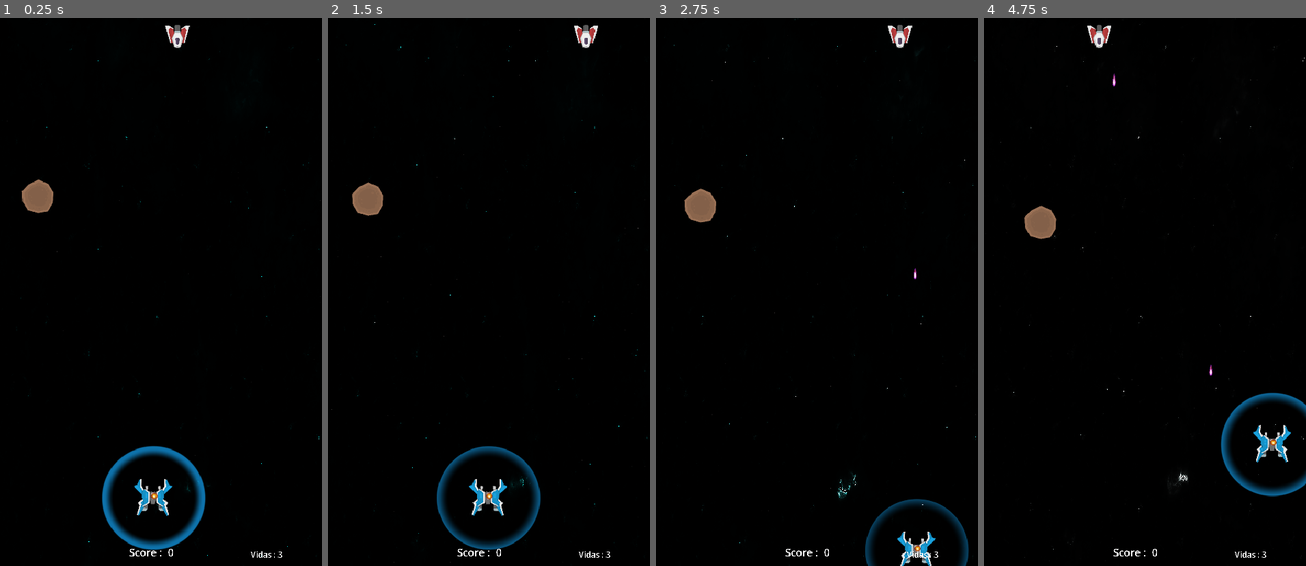
Above: before the commit, frames 1-4 (left to right).
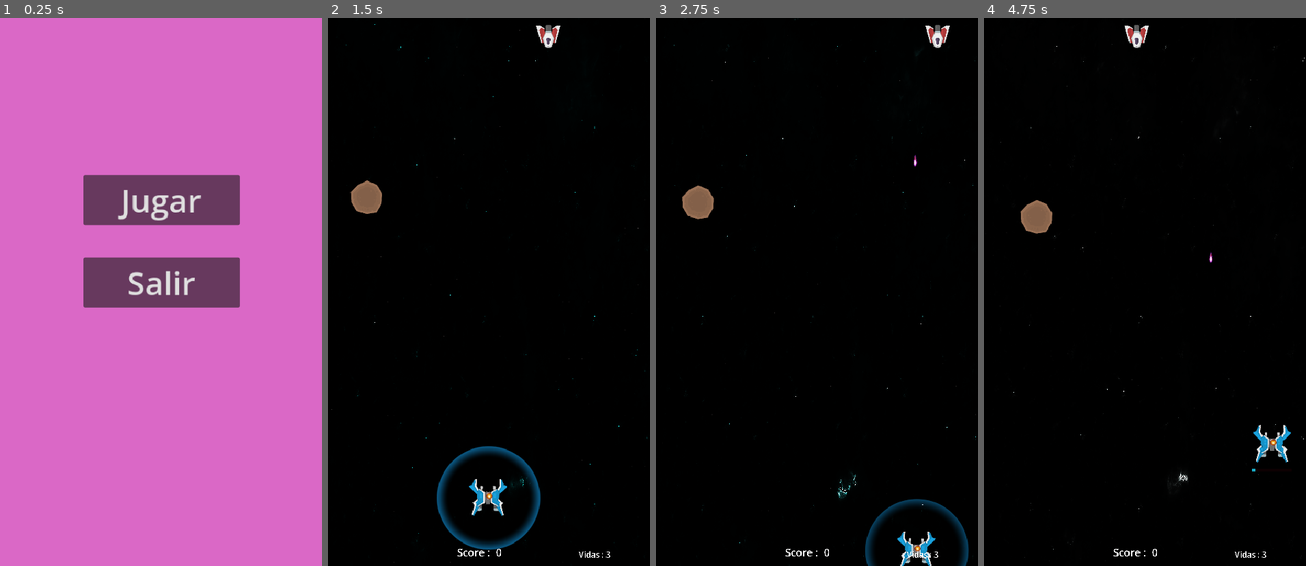
Above: after the commit, the same moments.

Repository: MauroCastro1705/Juego-motores
Game: Godot game, scene res://Menu/menu.tscn
Same seed, same stepped clock (60 frames per second), same inputs: the game is played once before the commit and once after it. Before the commit the project starts from res://niveles/nivel-1.tscn.
Inputs (mouse positions are in pixels of both pictures, inside the frame that each line leads up to):
- Up to frame 1 (0.25 s): no input
- Up to frame 2 (1.5 s): click (489, 198) at 0.5 s, where only the run after the commit has a clickable "Jugar"; hold Right (derecha) from 1.28 s (still down); hold Space (disparar) from 1.28 s (still down)
- Up to frame 3 (2.75 s): release Right (derecha) at 2.03 s; release Space (disparar) at 2.03 s; hold S (abajo) from 2.03 s (still down); tap Space (disparar) at 2.1 s
- Up to frame 4 (4.75 s): release S (abajo) at 2.78 s; hold Right (derecha) 2.78-3.53 s; hold Space (disparar) 2.78-3.53 s; hold W (arriba) 3.53-4.28 s; tap Space (disparar) at 3.6 s; hold A (izquierda) from 4.28 s (still down); hold Space (disparar) from 4.28 s (still down)

The runs differ from the first frame. In frame 1, 100% of the frame differs, in the area x 0-100%, y 0-100%; in frame 2, 0.5%; in frame 3, 0.6%; in frame 4, 1.8%.

Commit message:
Sonidos
Musica de menu y de nivel, sonido de disparos, hit, kill, powerups y movimiento

Diff:
--- /dev/null
+++ b/Assets/Sonidos/audio_manager.tscn
@@ -0,0 +1,32 @@
+[gd_scene load_steps=7 format=3 uid="uid://ssqup4qfiaum"]
+
+[ext_resource type="Script" uid="uid://lv3xlh3kofmg" path="res://audio_manager.gd" id="1_tp18a"]
+[ext_resource type="AudioStream" uid="uid://t8exdxrjn758" path="res://Assets/Sonidos/SFX/Laser_shoot 17.wav" id="2_7ud3j"]
+[ext_resource type="AudioStream" uid="uid://cfi7gldlueof6" path="res://Assets/Sonidos/SFX/movimientosfx.wav" id="2_tp18a"]
+[ext_resource type="AudioStream" uid="uid://dbdcc64j46wsf" path="res://Assets/Sonidos/SFX/Powerup 1.wav" id="4_durt8"]
+[ext_resource type="AudioStream" uid="uid://bmbtp2ly3r1qr" path="res://Assets/Sonidos/SFX/Explosion 14.wav" id="5_1u2sp"]
+[ext_resource type="AudioStream" uid="uid://c676rcufdy55q" path="res://Assets/Sonidos/SFX/Hit_hurt 34.wav" id="6_0n5ex"]
+
+[node name="AudioManager" type="Node"]
+script = ExtResource("1_tp18a")
+
+[node name="DisparoAudio" type="AudioStreamPlayer2D" parent="."]
+stream = ExtResource("2_7ud3j")
+volume_db = -14.701
+attenuation = 0.0796603
+
+[node name="MovimientoAudio" type="AudioStreamPlayer2D" parent="."]
+stream = ExtResource("2_tp18a")
+volume_db = 5.333
+attenuation = 0.032352
+
+[node name="PowerupAudio" type="AudioStreamPlayer2D" parent="."]
+stream = ExtResource("4_durt8")
+volume_db = -10.667
+
+[node name="explosionEnemigo" type="AudioStreamPlayer2D" parent="."]
+stream = ExtResource("5_1u2sp")
+volume_db = -1.333
+
+[node name="HitEnemigo" type="AudioStreamPlayer2D" parent="."]
+stream = ExtResource("6_0n5ex")
--- a/Menu/menu.tscn
+++ b/Menu/menu.tscn
@@ -1,6 +1,7 @@
-[gd_scene load_steps=2 format=3 uid="uid://cf7hfdotqfat4"]
+[gd_scene load_steps=3 format=3 uid="uid://cf7hfdotqfat4"]
 
 [ext_resource type="Script" uid="uid://dbu5my7nq7jaq" path="res://Menu/menu.gd" id="1_rwxi6"]
+[ext_resource type="AudioStream" uid="uid://d3uteaeyexb1f" path="res://Assets/Sonidos/Musica/nave menu.wav" id="2_ihied"]
 
 [node name="Menu" type="Control"]
 layout_mode = 3
@@ -45,5 +46,9 @@
 theme_override_font_sizes/font_size = 50
 text = "Salir"
 
+[node name="MusicaMenu" type="AudioStreamPlayer2D" parent="."]
+stream = ExtResource("2_ihied")
+autoplay = true
+
 [connection signal="pressed" from="VBoxContainer/Jugar" to="." method="_on_jugar_pressed"]
 [connection signal="pressed" from="VBoxContainer/Salir" to="." method="_on_salir_pressed"]
--- /dev/null
+++ b/audio_manager.gd
@@ -0,0 +1,7 @@
+extends Node
+
+@onready var disparoAudio = $DisparoAudio
+@onready var MovimientoAudio = $MovimientoAudio
+@onready var PowerupAudio = $PowerupAudio
+@onready var ExplosionEnemigo = $explosionEnemigo
+@onready var hitEnemigo = $HitEnemigo
--- a/enemigos/enemigo_1.gd
+++ b/enemigos/enemigo_1.gd
@@ -44,6 +44,7 @@
 		sprite_nave.hide()
 		sprite_explosion.show()
 		sprite_explosion.play("muerte")
+		AudioManager.ExplosionEnemigo.play()
 		Global._update_score(Global.puntaje_enemigo1)
 		await sprite_explosion.animation_finished	# Esperar que termine la animación antes de destruir
 		queue_free()
@@ -51,6 +52,7 @@
 
 func _on_area_damage_area_entered(area: Area2D) -> void:
 	if area.is_in_group("bala_player"):
+		AudioManager.hitEnemigo.play()
 		vida_local -= 1
 		_titilar_rojo()
 		_check_muerte()
--- a/jugador/jugador.gd
+++ b/jugador/jugador.gd
@@ -58,10 +58,14 @@
 
 func _handle_movement(input_vector, delta):
 	if input_vector != Vector2.ZERO:
-		# move_toward = interpola
+		if not AudioManager.MovimientoAudio.playing:
+			AudioManager.MovimientoAudio.play()
 		velocity = velocity.move_toward(input_vector * max_speed, aceleracion * delta)
 	else:
+		if AudioManager.MovimientoAudio.playing:
+			AudioManager.MovimientoAudio.stop()
 		velocity = velocity.move_toward(Vector2.ZERO, frenado * delta)
+
 
 ##DISPARO·····
 func _handle_disparar():
@@ -69,19 +73,26 @@
 		if not disparando:
 			disparando = true
 			fire_rate_timer.start()
+
 	elif disparando:
 		disparando = false
 		fire_rate_timer.stop()
 
 func _on_fire_rate_timeout() -> void:
 	_disparar_balas()
+	AudioManager.disparoAudio.play()
+
+
 
 
 func _disparar_balas():
+
 	var bala = bala_player.instantiate()
+
 	var salida : Marker2D
 	if usar_cañon1:
 		salida = cañon1
+
 	else:
 		salida = cañon2
 	bala.global_position = salida.global_position
@@ -136,6 +147,7 @@
 ##PICK UPS·····
 
 func _regenerar_escudo_pickup():
+	AudioManager.PowerupAudio.play()
 	if not timer_escudo.is_stopped():
 		timer_escudo.stop()
 	call_deferred("_activar_escudo")
@@ -143,10 +155,13 @@
 
 func _regenerar_vida_pickup():
 	Global.player_actual_life  += 1
+	AudioManager.PowerupAudio.play()
 	#mostrar en pantalla la vida?
 
 func _energy_pickup():
 	energy_timer.start()
+	AudioManager.PowerupAudio.play()
+
 	fire_rate_timer.wait_time = fire_rate_max_energy
 
 func _on_max_energy_timer_timeout() -> void:
--- a/niveles/nivel-1.tscn
+++ b/niveles/nivel-1.tscn
@@ -10,6 +10,7 @@
 [ext_resource type="PackedScene" uid="uid://dykovkbm6qgoe" path="res://UI/vidas.tscn" id="8_ktvln"]
 [ext_resource type="PackedScene" uid="uid://db8vadjwou13a" path="res://recursos/spawners/enemy_spawner.tscn" id="9_sdvcx"]
 [ext_resource type="PackedScene" uid="uid://bvsgr65jsx7pg" path="res://Menu/pausa.tscn" id="10_keqy6"]
+[ext_resource type="AudioStream" uid="uid://wqi553ur68q3" path="res://Assets/Sonidos/Musica/nave musica.wav" id="11_ctyu4"]
 
 [sub_resource type="RectangleShape2D" id="RectangleShape2D_tvrp2"]
 size = Vector2(61, 891)
@@ -112,4 +113,8 @@
 
 [node name="Pausa" parent="." instance=ExtResource("10_keqy6")]
 
+[node name="AudioStreamPlayer2D" type="AudioStreamPlayer2D" parent="."]
+stream = ExtResource("11_ctyu4")
+autoplay = true
+
 [connection signal="area_entered" from="paredes/Area2D" to="." method="_on_area_2d_area_entered"]
--- a/project.godot
+++ b/project.godot
@@ -12,13 +12,14 @@
 
 config/name="grupo-motores"
 config/tags=PackedStringArray("grupo", "motores")
-run/main_scene="uid://ba15ok7ilb0gj"
+run/main_scene="uid://cf7hfdotqfat4"
 config/features=PackedStringArray("4.4", "Forward Plus")
 config/icon="uid://dbfk4uqaslqrj"
 
 [autoload]
 
 Global="*res://recursos/scripts_globales/global.gd"
+AudioManager="*res://Assets/Sonidos/audio_manager.tscn"
 
 [display]
 
Not shown, added: Assets/Sonidos/Musica/nave menu.wav.import
Not shown, added: Assets/Sonidos/Musica/nave musica.wav.import
Not shown, added: Assets/Sonidos/SFX/Explosion 14.wav.import
Not shown, added: Assets/Sonidos/SFX/Hit_hurt 34.wav.import
Not shown, added: Assets/Sonidos/SFX/Laser_shoot 17.wav.import
Not shown, added: Assets/Sonidos/SFX/Powerup 1.wav.import
Not shown, added: Assets/Sonidos/SFX/movimientosfx.wav.import
Not shown, added: audio_manager.gd.uid
Not shown: 1 places in niveles/nivel-1.tscn that only renumber resources
Not shown, added: Assets/Sonidos/Musica/nave menu.wav
Not shown, added: Assets/Sonidos/Musica/nave musica.wav
Not shown, added: Assets/Sonidos/SFX/Explosion 14.wav
(and 4 more such lines)
